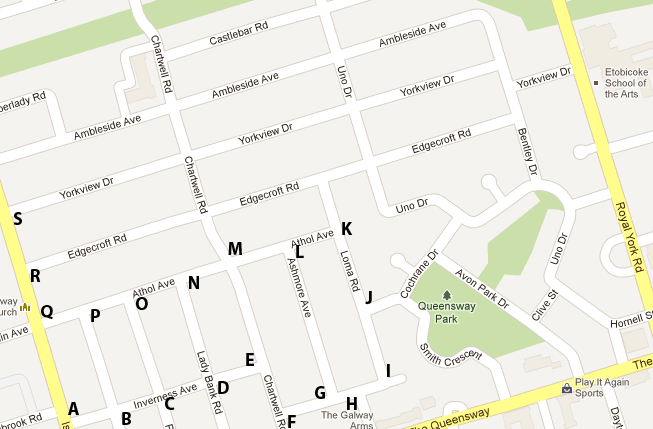
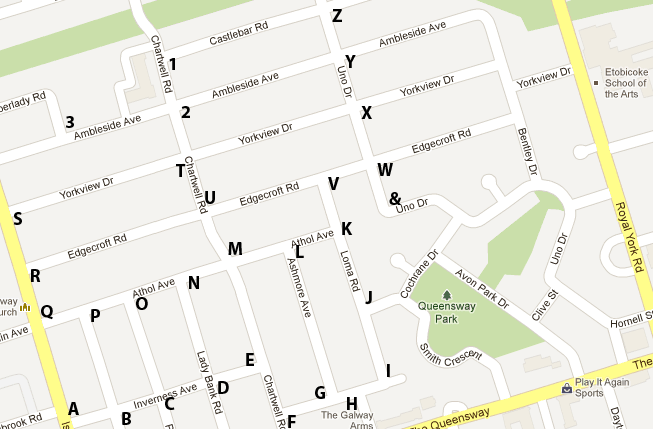
Layers edited between the first and the second 653px x 429px image:
added layer "&" in group "Intersections" over [389, 192, 402, 205]
added layer "3" in group "Intersections" over [65, 116, 74, 128]
added layer "2" in group "Intersections" over [181, 106, 190, 118]
added layer "1" in group "Intersections" over [169, 58, 175, 70]
added layer "Z" in group "Intersections" over [332, 9, 342, 22]
added layer "Y" in group "Intersections" over [345, 55, 356, 68]
added layer "X" in group "Intersections" over [361, 106, 372, 119]
added layer "W" in group "Intersections" over [377, 163, 393, 176]
added layer "V" in group "Intersections" over [328, 177, 340, 190]
added layer "U" in group "Intersections" over [205, 191, 215, 204]
added layer "T" in group "Intersections" over [176, 164, 186, 177]
